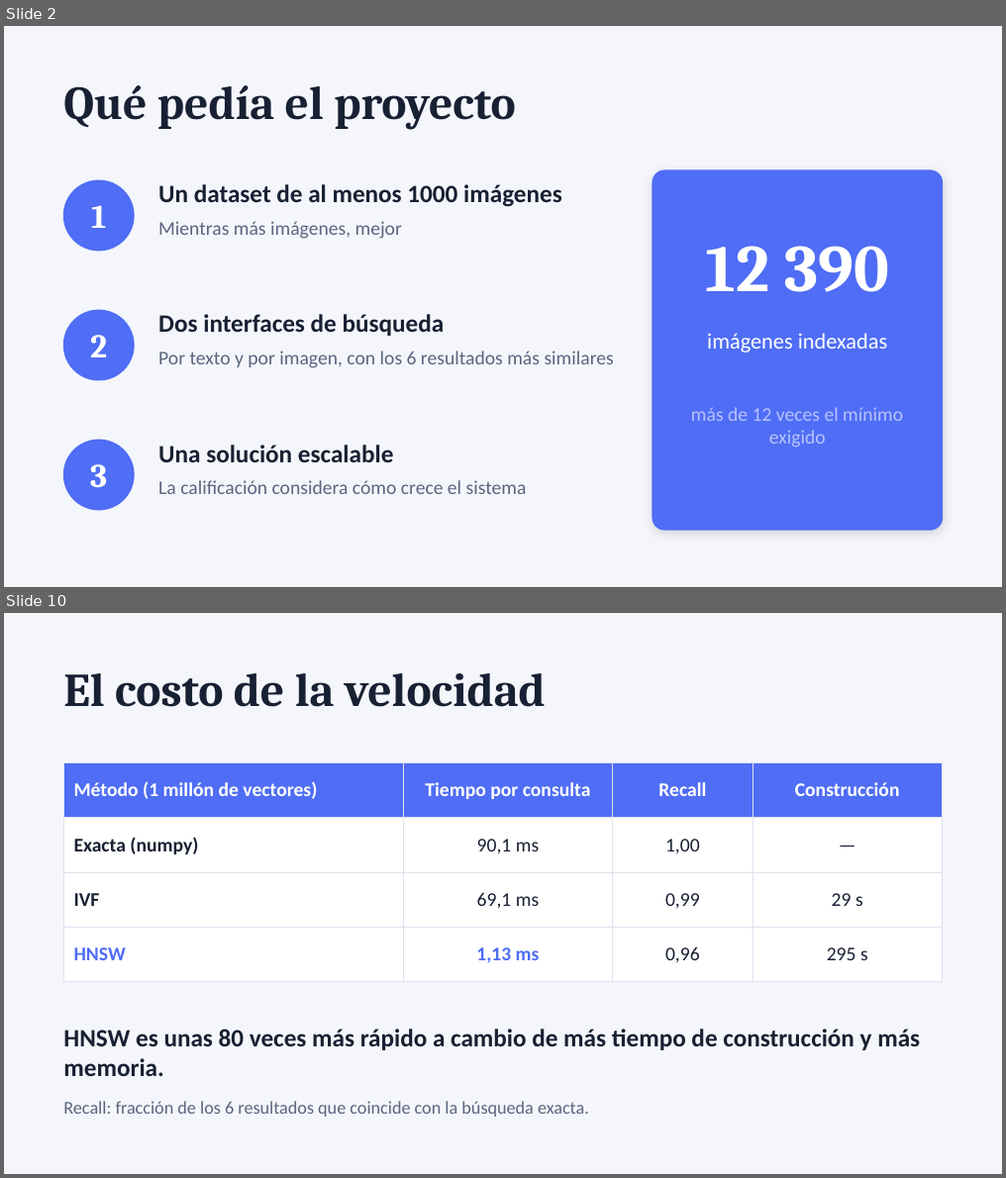
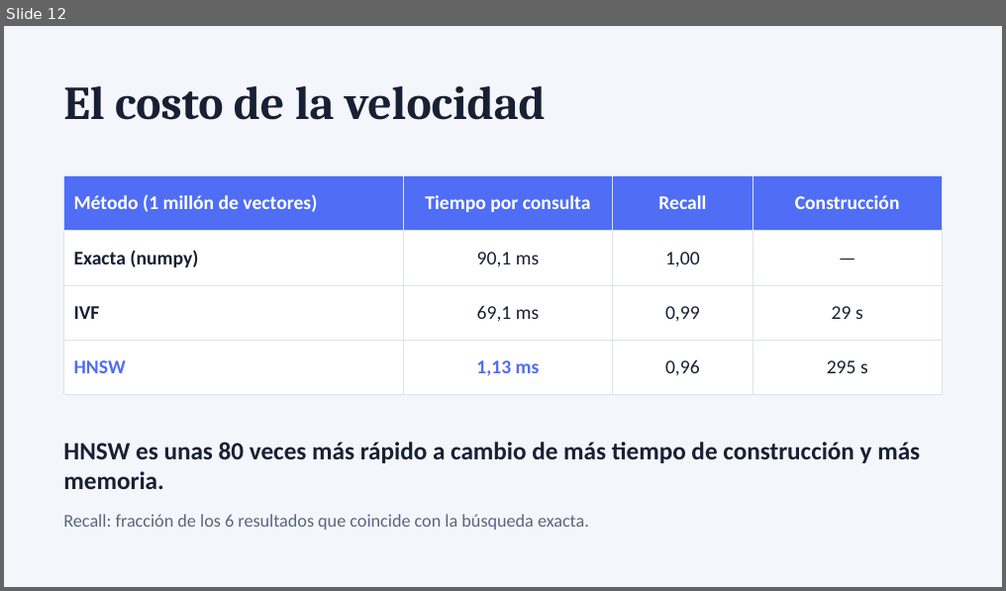
Before and after one commit to josemaames/PRESENTACI-N-FINAL---B-SQUEDA-MULTIMODAL-DE-IM-GENES, a slide deck: presentacion.pptx. Shown one above the other, each under a label of ours: slides 2 and 10 before the commit, slide 12 after it; the slides between them are not shown. The pictures are 1006x1178 and 1006x591 pixels, drawn with LibreOffice and Linux fonts; fonts in the diff are those of the drawing. Boxes give left, top, right and bottom in pixels: in the first picture for what was removed or moved away, otherwise in the second. Text is boxed around its words. In the diff, an @@ line names an element or a change of style, - is before the commit and + after.

```diff
--- a/presentacion.pptx
+++ b/presentacion.pptx
@@ slide 2 removed at (4, 26, 1002, 587), background #F4F6FB @@
@@ text removed at (63, 85, 515, 130) @@
-Qué pedía el proyecto
@@ rounded rectangle removed at (652, 171, 943, 530) @@
@@ ellipse removed at (63, 180, 134, 251) @@
@@ text removed at (158, 184, 562, 207) @@
-Un dataset de al menos 1000 imágenes
@@ text removed at (91, 205, 106, 228) @@
-1
@@ text removed at (158, 221, 402, 239) @@
-Mientras más imágenes, mejor
@@ text removed at (706, 246, 889, 292) @@
-12 390
@@ ellipse removed at (63, 310, 134, 380) @@
@@ text removed at (158, 314, 445, 336) @@
-Dos interfaces de búsqueda
@@ text removed at (90, 335, 107, 358) @@
-2
@@ text removed at (158, 351, 614, 369) @@
-Por texto y por imagen, con los 6 resultados más similares
@@ text removed at (707, 333, 887, 353) @@
-imágenes indexadas
@@ text removed at (691, 407, 903, 447) @@
-más de 12 veces el mínimo exigido
@@ ellipse removed at (63, 440, 134, 510) @@
@@ text removed at (90, 465, 107, 488) @@
-3
@@ text removed at (158, 445, 393, 463) @@
-Una solución escalable
@@ text removed at (158, 480, 527, 494) @@
-La calificación considera cómo crece el sistema
@@ what was slide 10 is now slide 12 @@
```
Also in this commit, not shown: 10 slides changed, 4 slides added.
